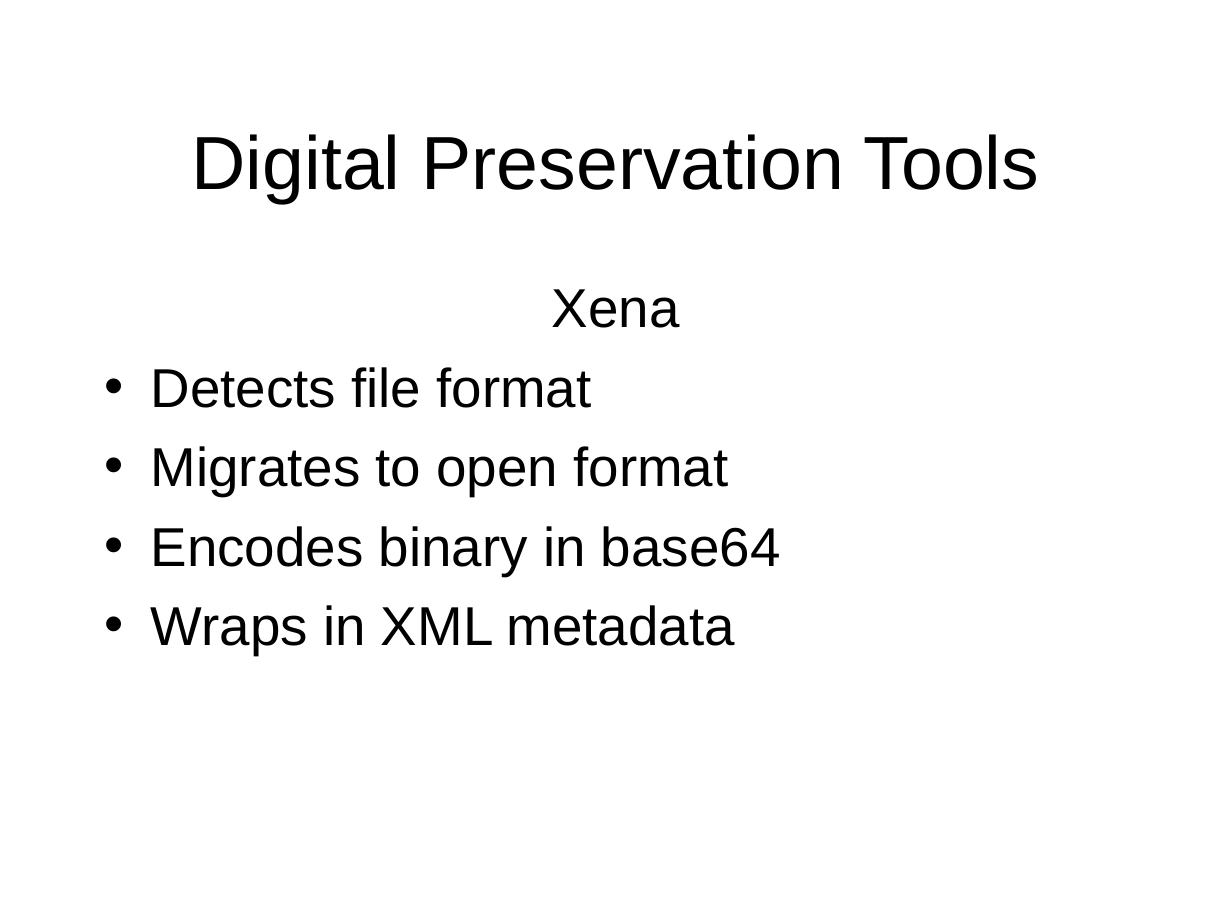
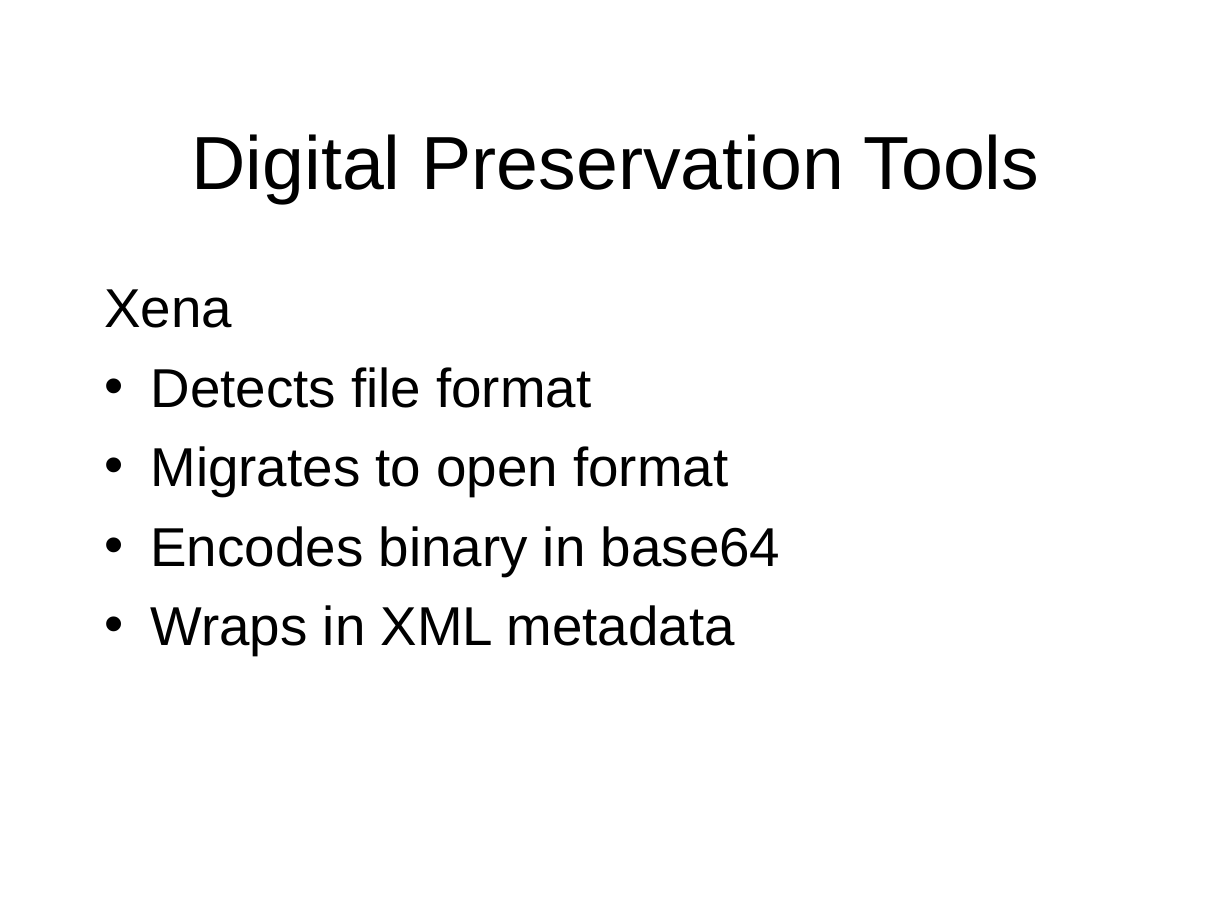
Before and after one commit to toneill/naa, a slide deck: slide 34 of doco/digital-preservation-chris-smart.odp (slide 22 before the commit). Drawn at 1232x924 pixels with LibreOffice and Linux fonts; fonts in the diff are those of the drawing; background and template pictures are left out. Boxes give left, top, right and bottom in pixels: in the first picture for what was removed or moved away, otherwise in the second. Text is boxed around its words. In the diff, an @@ line names an element or a change of style, - is before the commit and + after.

```diff
--- a/doco/digital-preservation-chris-smart.odp
+++ b/doco/digital-preservation-chris-smart.odp
@@ text "Xena" at bbox=[105, 289, 781, 655]: alignment centre to left; indent changed @@
```
Also in this commit, not shown: 7 other slides changed, 19 slides added.
